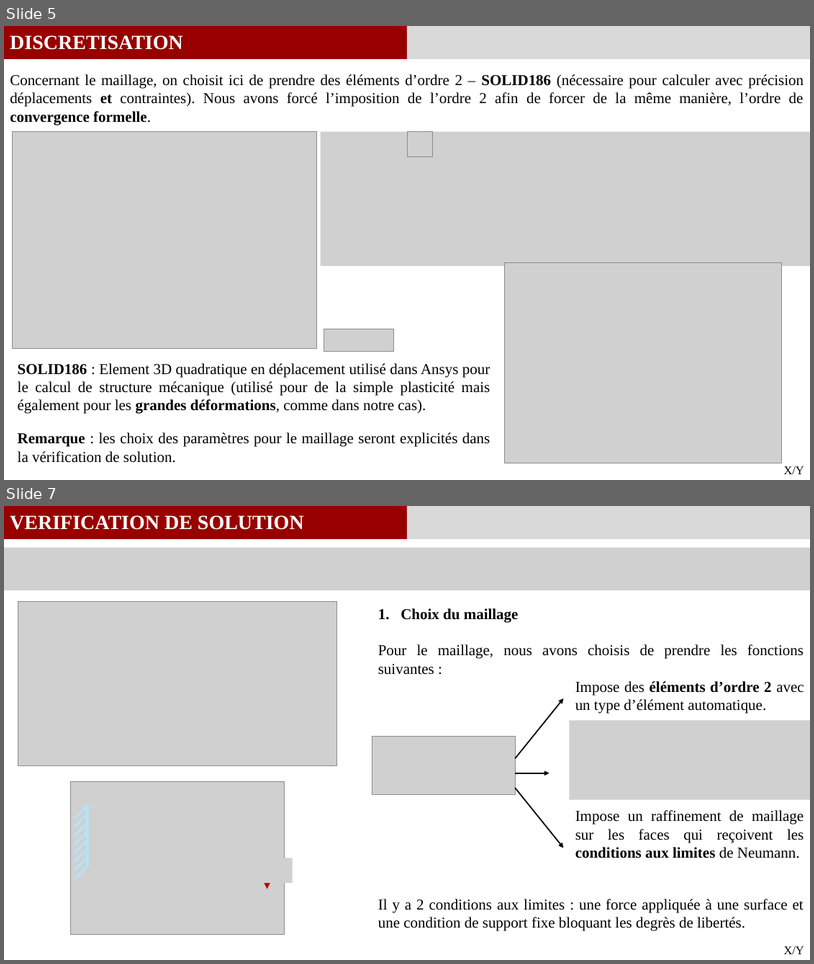
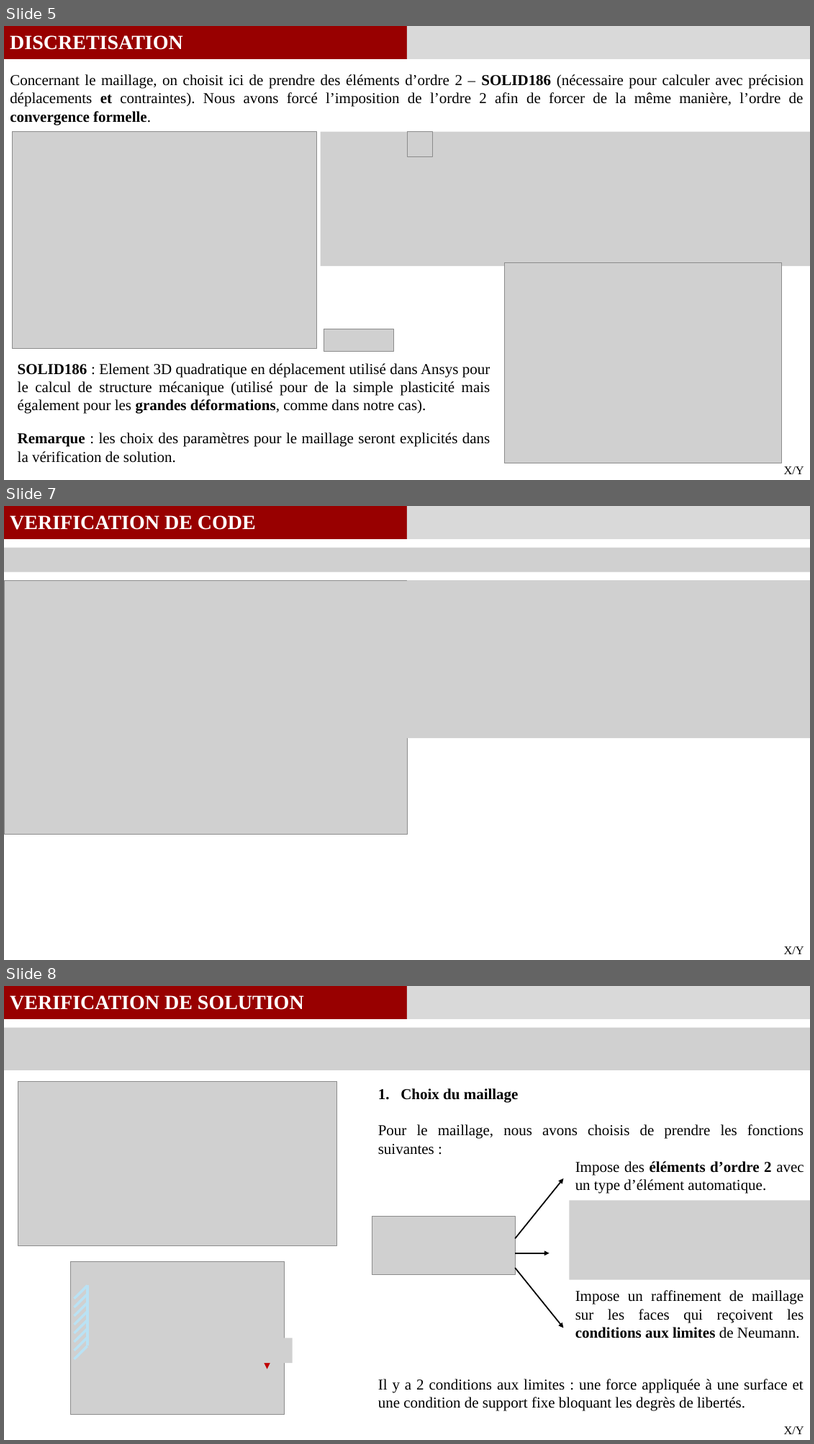
Before and after one commit to GauthierBRUNEL/MEC8211_projet, a slide deck: 03_Rapport/Rapport_Projet.pptx. Shown one above the other, each under a label of ours: slides 5 and 7 before the commit, slides 5, 7 and 8 after it; the slides between them are not shown. The pictures are 814x964 and 814x1444 pixels, drawn with LibreOffice and Linux fonts; fonts in the diff are those of the drawing; grey boxes stand for pictures. Boxes give left, top, right and bottom in pixels: in the first picture for what was removed or moved away, otherwise in the second. Text is boxed around its words. In the diff, an @@ line names an element or a change of style, - is before the commit and + after.

Commit message:
Verif de code
- MaJ du PP avzc la verif de code (a finir)
- Workbench pour la verif de code
- Excel avec les résultats des simus pour la verif de code

```diff
--- a/03_Rapport/Rapport_Projet.pptx
+++ b/03_Rapport/Rapport_Projet.pptx
@@ slide 7 added at [4, 506, 810, 960], background #FFFFFF @@
@@ rectangle added at [4, 506, 407, 539], fill #980000 @@
@@ text added at [10, 515, 256, 530], 24 pt, text #FFFFFF, bold @@
+VERIFICATION DE CODE
@@ rectangle added at [407, 506, 810, 539], fill #D9D9D9 @@
@@ picture added at [4, 548, 810, 572] @@
@@ picture added at [4, 580, 407, 834] @@
@@ picture added at [407, 580, 810, 739] @@
@@ text added at [784, 946, 805, 954], 14 pt, text #000000 @@
+X/Y
@@ what was slide 7 is now slide 8 @@
```
Also in this commit, not shown: 1 slide changed, 21 other files.
